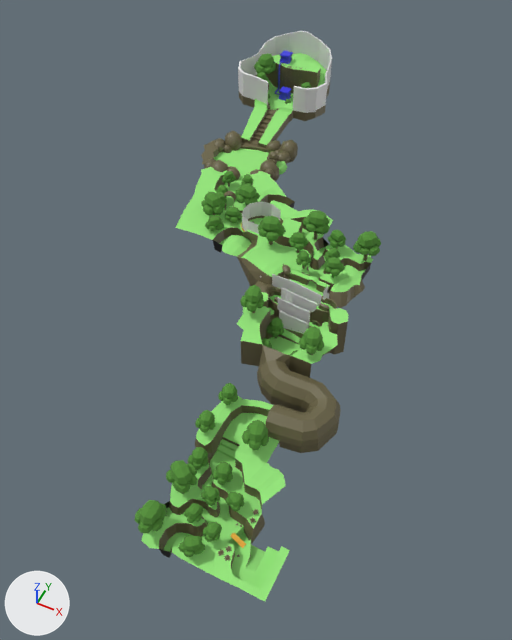
A saved change to the FBX model Assets/Models/Terrain/arboleda_newv2.fbx.
Before and after are seen from a 50 mm camera at (130.0, -180.0, 494.0) aimed at (-67.0, 215.0, 1.0). The lights are fixed; the arrows at lower left show +X, +Y and +Z. The older version comes first. Where no turn or scale is listed for an object, it has been applied to the vertices.
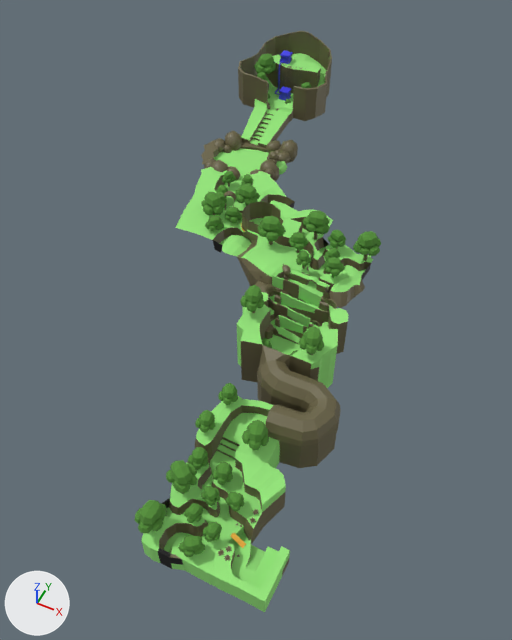
Where the change shows, as pixel boxes (x1, y1, x2, y2) in the pictures (512 x 640 px; the box of a moved part takes in the faces that stretch with it):
```json
{"object": "Cube.003", "change": "reshaped", "before": [134, 50, 381, 601], "after": [134, 50, 381, 612]}
{"object": "Cube.006", "change": "reshaped", "before": [238, 31, 332, 333], "after": [238, 31, 332, 334]}
{"part": 1, "of": "me_cube_007", "change": "rebuilt", "before": [272, 274, 322, 306], "after": [272, 275, 321, 307]}
{"part": 2, "of": "me_cube_007", "change": "moved or reshaped", "before": [277, 287, 310, 333], "after": [277, 292, 310, 334]}
{"part": 3, "of": "me_cube_007", "change": "recoloured", "before": [238, 31, 332, 300], "after": [238, 31, 332, 300], "on screen": "darker"}
{"part": 4, "of": "me_cube_007", "change": "recoloured", "before": [287, 295, 316, 312], "after": [287, 295, 316, 312], "on screen": "white to green"}
{"part": 5, "of": "me_cube_003", "change": "deleted", "before": [241, 75, 303, 338]}
{"part": 6, "of": "me_cube_003", "change": "built on", "before": [150, 297, 338, 558], "after": [142, 295, 338, 612]}
{"part": 7, "of": "me_cube_003", "change": "recoloured", "before": [201, 109, 276, 519], "after": [201, 109, 276, 519]}
{"part": 8, "of": "me_cube_003", "change": "recoloured", "before": [205, 443, 236, 526], "after": [205, 443, 236, 526]}
```

Edits to the scene script, one JSON object a line:
```json
{"block": "me_cube_007", "where": "# used by ob_cube_006; location = (0.0, 0.0, 0.0)"}
{"op": "remove", "block": "me_cube_007", "code": "me_cube_007.from_pydata(...)  # 220 vertices, 186 faces; spans x -230.0..-2.0, y 195.0..559.0, z 24.0..103.0"}
{"op": "add", "block": "me_cube_007", "code": "me_cube_007.from_pydata(...)  # 232 vertices, 188 faces; spans x -230.0..-2.0, y 195.0..559.0, z 25.0..103.0"}
{"block": "me_cube_007", "change": "me_cube_007 part 1: the loose piece of 28 vertices spanning x -55.0..-7.0, y 218.0..224.0, z 44.0..59.0 is rebuilt with 32 vertices and now spans x -56.0..-7.0, y 218.0..225.0, z 41.0..58.0"}
{"block": "me_cube_007", "change": "me_cube_007 part 2"}
{"block": "me_cube_007", "change": "35 vertices are removed from x -42.0..-9.0, y 195.0..214.0, z 24.0..56.0"}
{"block": "me_cube_007", "change": "43 faces are deleted"}
{"block": "me_cube_007", "change": "7 vertices in x -42.0..-30.0, y 212.0..214.0, z 56.0 move by (0.0, 0.0, -6.0)"}
{"block": "me_cube_007", "change": "6 vertices move from x -42.0..-7.0, y 195.0..214.0, z 30.0..56.0 to x -41.0..-8.0, y 195.0..214.0, z 30.0..50.0"}
{"block": "me_cube_007", "change": "35 vertices are added at x -42.0..-9.0, y 195.0..213.0, z 25.0..50.0"}
{"block": "me_cube_007", "change": "8 new vertices lie (0.0, 0.0, 14.0) away from vertices in x -32.0..-11.0, y 197.0..202.0, z 26.0..30.0"}
{"block": "me_cube_007", "change": "14 new faces join them, mat_roca (brown #6a6446)"}
{"block": "me_cube_007", "change": "27 new faces join them, mat_cesped (green #96e77c)"}
{"block": "me_cube_007", "change": "me_cube_007 part 3: 105 faces spanning x -230.0..-2.0, y 224.0..559.0, z 36.0..103.0 switch from no material to mat_roca (brown #6a6446)"}
{"block": "me_cube_007", "change": "me_cube_007 part 4: 12 faces spanning x -42.0..-8.0, y 210.0..214.0, z 37.0..50.0 switch from no material to mat_cesped (green #96e77c)"}
{"block": "me_cube_003", "where": "# used by ob_cube_003; location = (-10.0, -2.0, 0.0)"}
{"op": "remove", "block": "me_cube_003", "code": "me_cube_003.from_pydata(...)  # 20238 vertices, 18085 faces; spans x -220.0..68.0, y -23.0..561.0, z 0.0..89.0"}
{"op": "add", "block": "me_cube_003", "code": "me_cube_003.from_pydata(...)  # 17495 vertices, 16051 faces; spans x -220.0..68.0, y -23.0..561.0, z -2.0..89.0"}
{"block": "me_cube_003", "change": "me_cube_003 part 5: 358 loose pieces with 2968 vertices, spanning x -218.0..3.0, y 179.0..526.0, z 23.0..57.0, are deleted"}
{"block": "me_cube_003", "change": "me_cube_003 part 6: 52 vertices moved from x -52.0..30.0, y 190.0..221.0, z 18.0..53.0 to x -48.0..29.0, y 190.0..221.0, z 18.0..53.0; 78 vertices removed from x -50.0..24.0, y -20.0..208.0, z 18.0..38.0; 303 vertices added at x -53.0..68.0, y -23.0..201.0, z -2.0..46.0"}
{"block": "me_cube_003", "change": "me_cube_003 part 7: 36 faces spanning x -173.0..3.0, y 12.0..480.0, z 21.0..46.0 switch from mat_roca (brown #6a6446) to mat_cesped (green #96e77c)"}
{"block": "me_cube_003", "change": "me_cube_003 part 8: 127 faces spanning x -19.0..58.0, y 12.0..147.0, z 10.0..31.0 switch from mat_cesped (green #96e77c) to mat_roca (brown #6a6446)"}
```
